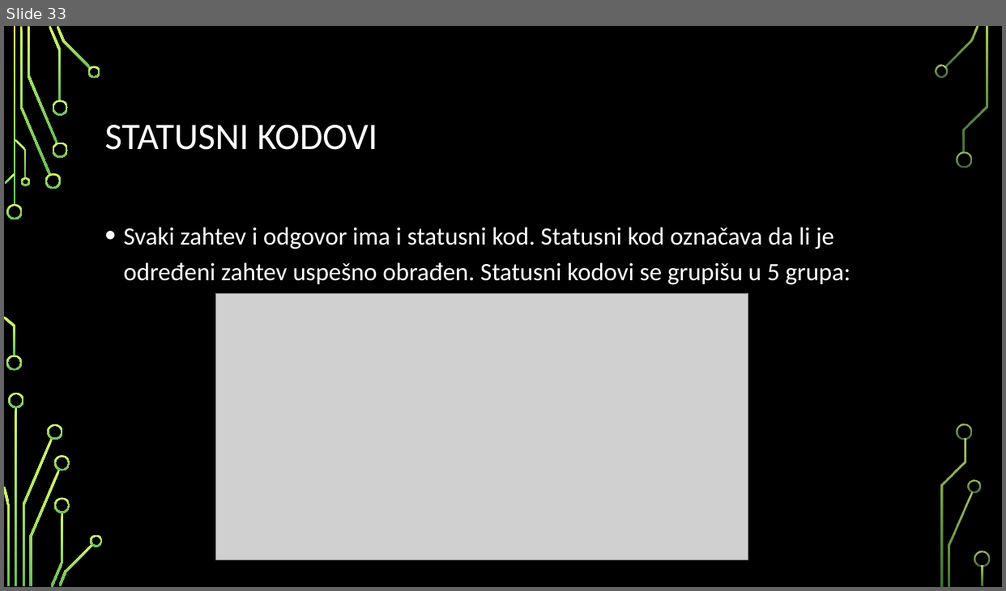
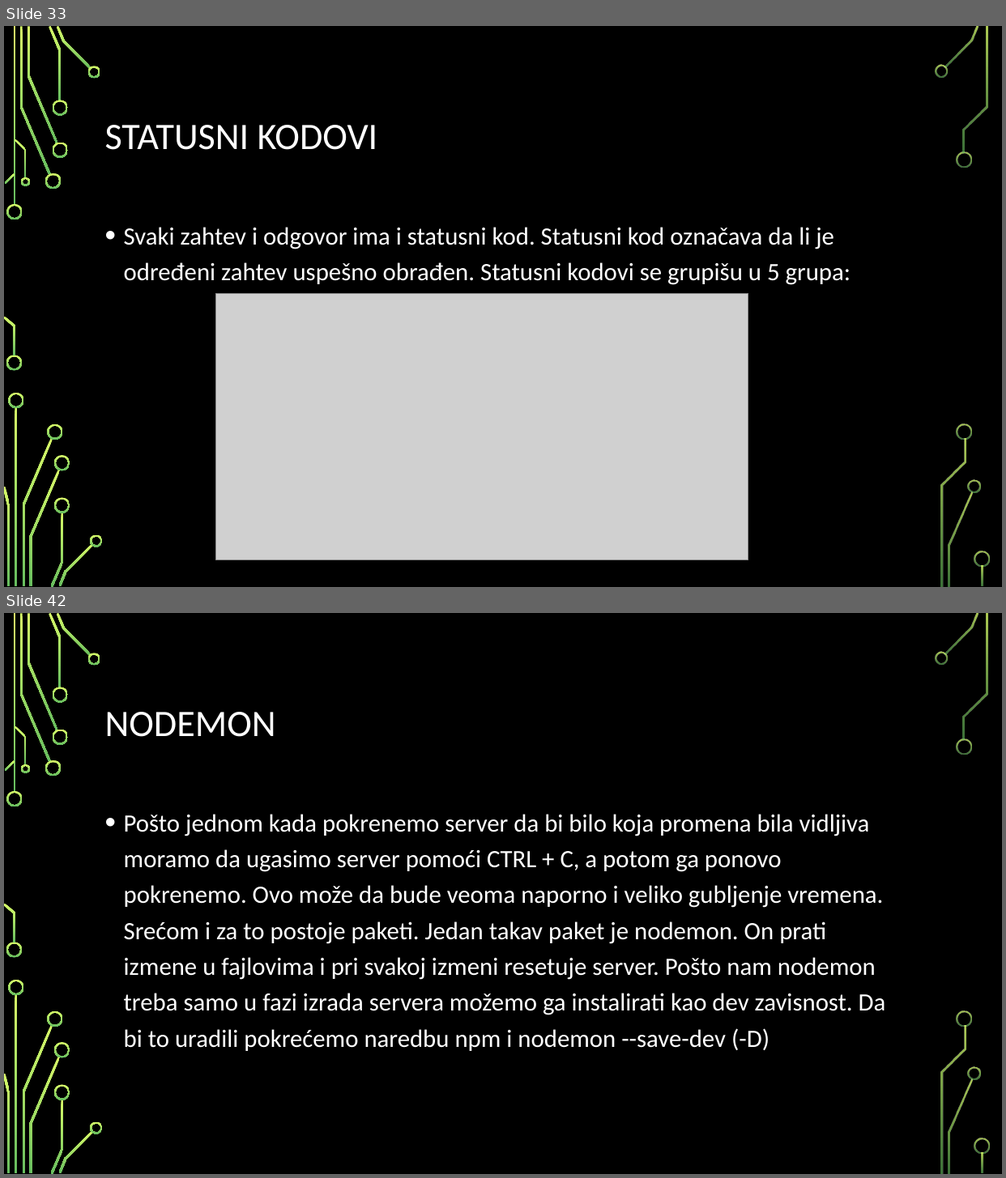
Before and after one commit to MihajloMilojevic/Sekcija, a slide deck: Nodejs/Node.js - prezentacija.pptx. Shown one above the other, each under a label of ours: slide 33 before the commit, slides 33 and 42 after it; the slides between them are not shown. The pictures are 1006x591 and 1006x1178 pixels, drawn with LibreOffice and Linux fonts; fonts in the diff are those of the drawing; grey boxes stand for pictures; background and template pictures are left out. Boxes give left, top, right and bottom in pixels: in the first picture for what was removed or moved away, otherwise in the second. Text is boxed around its words. In the diff, an @@ line names an element or a change of style, - is before the commit and + after.

```diff
--- a/Nodejs/Node.js - prezentacija.pptx
+++ b/Nodejs/Node.js - prezentacija.pptx
@@ slide 42 added at bbox=[4, 613, 1002, 1174], background picture (left out); not listed: 36 template elements that a slide beside it also shows @@
@@ title added at bbox=[105, 712, 276, 737], 36 pt, text #FFFFFF @@
+NODEMON
@@ text added at bbox=[124, 814, 886, 1051], 24 pt, text #FFFFFF @@
+• Pošto jednom kada pokrenemo server da bi bilo koja promena bila vidljiva moramo da ugasimo server pomoći CTRL + C, a potom ga ponovo pokrenemo. Ovo može da bude veoma naporno i veliko gubljenje vremena. Srećom i za to postoje paketi. Jedan takav paket je nodemon. On prati izmene u fajlovima i pri svakoj izmeni resetuje server. Pošto nam nodemon treba samo u fazi izrada servera možemo ga instalirati kao dev zavisnost. Da bi to uradili pokrećemo naredbu npm i nodemon --save-dev (-D)
```
Also in this commit, not shown: 17 other slides added, 15 other files.
